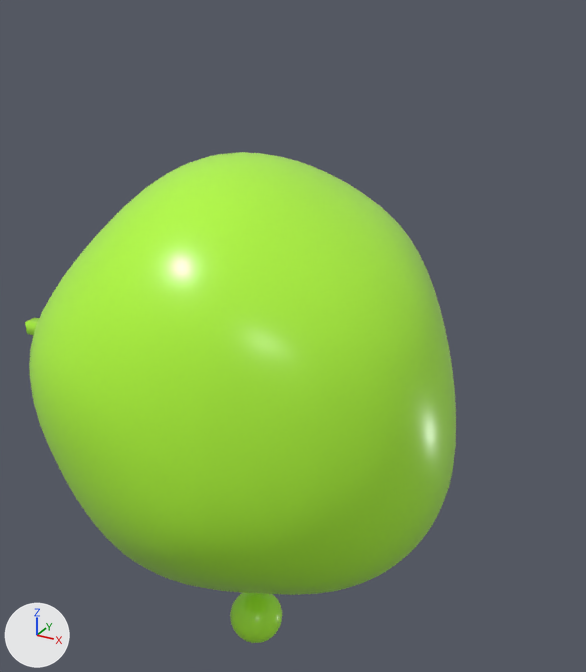
Renders of the FBX model data/HIV/geoms/EnvelopeBilayer3.FBX from each side of a commit.
Rendered twice from a 50 mm lens placed at (12.9, -20.6, 12.3), pointed at (0.3, 2.3, 0.9). Arrows for +X, +Y and +Z are at lower left; the lights stay in place. Where no turn or scale is listed for an object, it has been applied to the vertices.

Script lines for the objects in view, before the commit:
```python
mat_4bil = principled_material('4bil')
mat_4bil.base_color = (0.46, 1.0, 0.0472)  # green #b5ff3d
mat_4bil.roughness = 0.293
me_envelopebilayer_ncl1_1 = bpy.data.meshes.new('EnvelopeBilayer_ncl1_1')
me_envelopebilayer_ncl1_1.from_pydata(...)  # 4307 vertices, 8594 faces; spans x -10.0..7.1, y -6.6..10.0, z -11.0..7.5
me_envelopebilayer_ncl1_1.materials.append(mat_4bil)  # green #b5ff3d
ob_envelopebilayer = bpy.data.objects.new('EnvelopeBilayer', me_envelopebilayer_ncl1_1)
ob_envelopebilayer.location = (0.0, 0.0, 0.0)
```
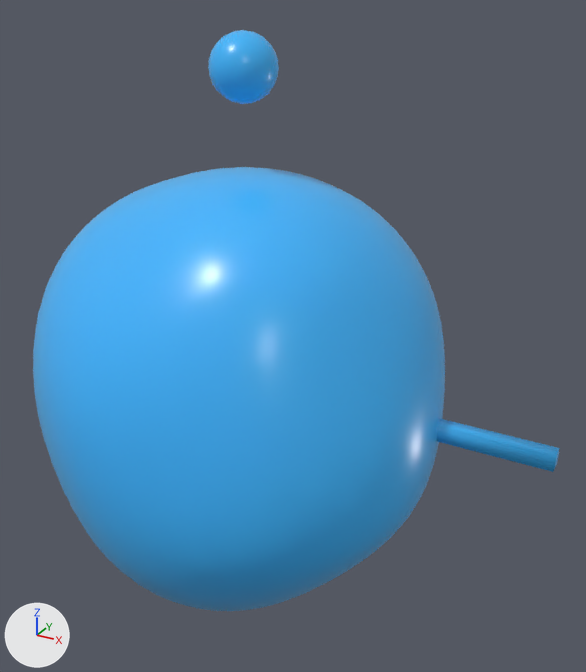
Where the newer file only moved an object's origin or applied its transform, the numbers keep the older frame.

Changed parts and their boxes [x1, y1, x2, y2] in the pictures (586 x 672 px):
'EnvelopeBilayer', recoloured, mesh turned (green to blue)
    before: [25, 152, 456, 643]
    after: [33, 30, 560, 611]

The change in detail:
Material '4bil' (mat_4bil) changes colour from green #b5ff3d to blue #3db7ff; in linear values from (0.46, 1.0, 0.0472) to (0.0472, 0.476, 1.0).
me_envelopebilayer_ncl1_1 has 4307 vertices, 8594 faces and spans x -10.0..7.1, y -6.6..10.0, z -11.0..7.5.
me_envelopebilayer_ncl1_1 is used by ob_envelopebilayer; location (0.0, 0.0, 0.0).
me_envelopebilayer_ncl1_1 part 1: the whole mesh is turned -180 degrees about the y axis through the mesh origin.
